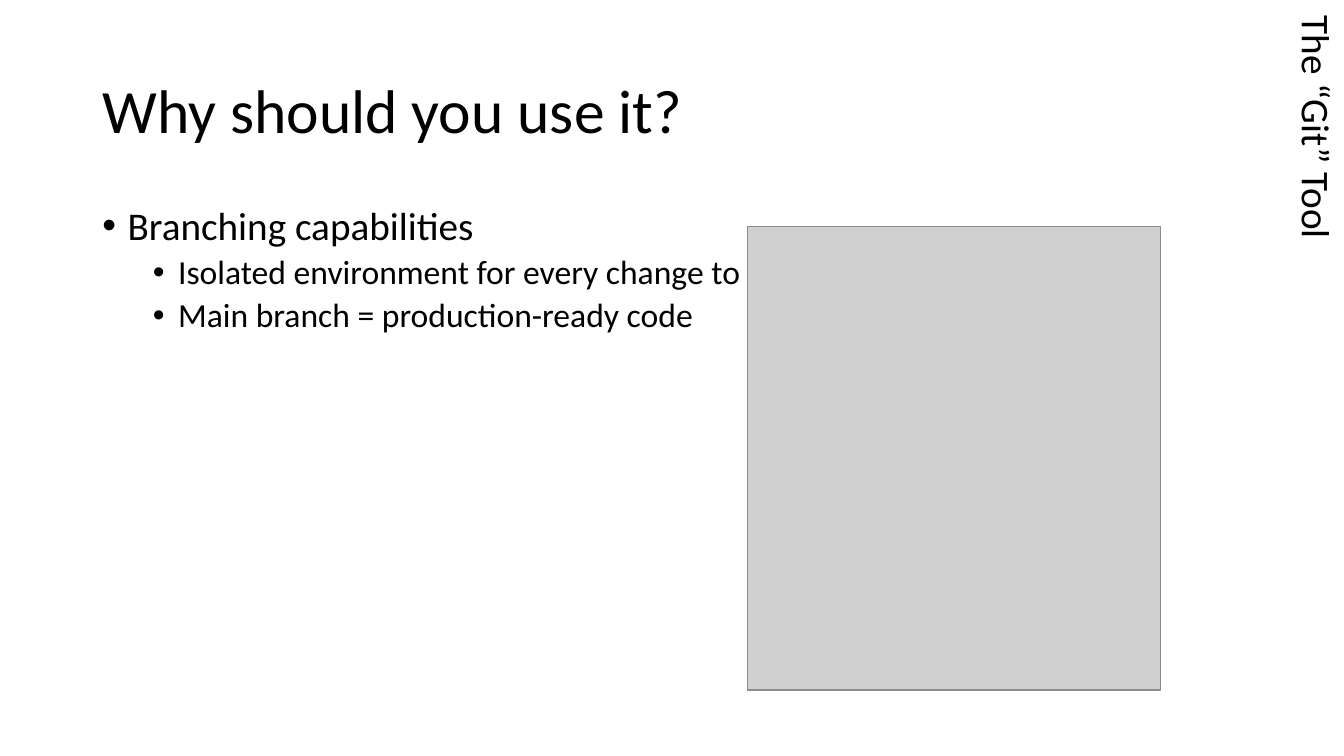
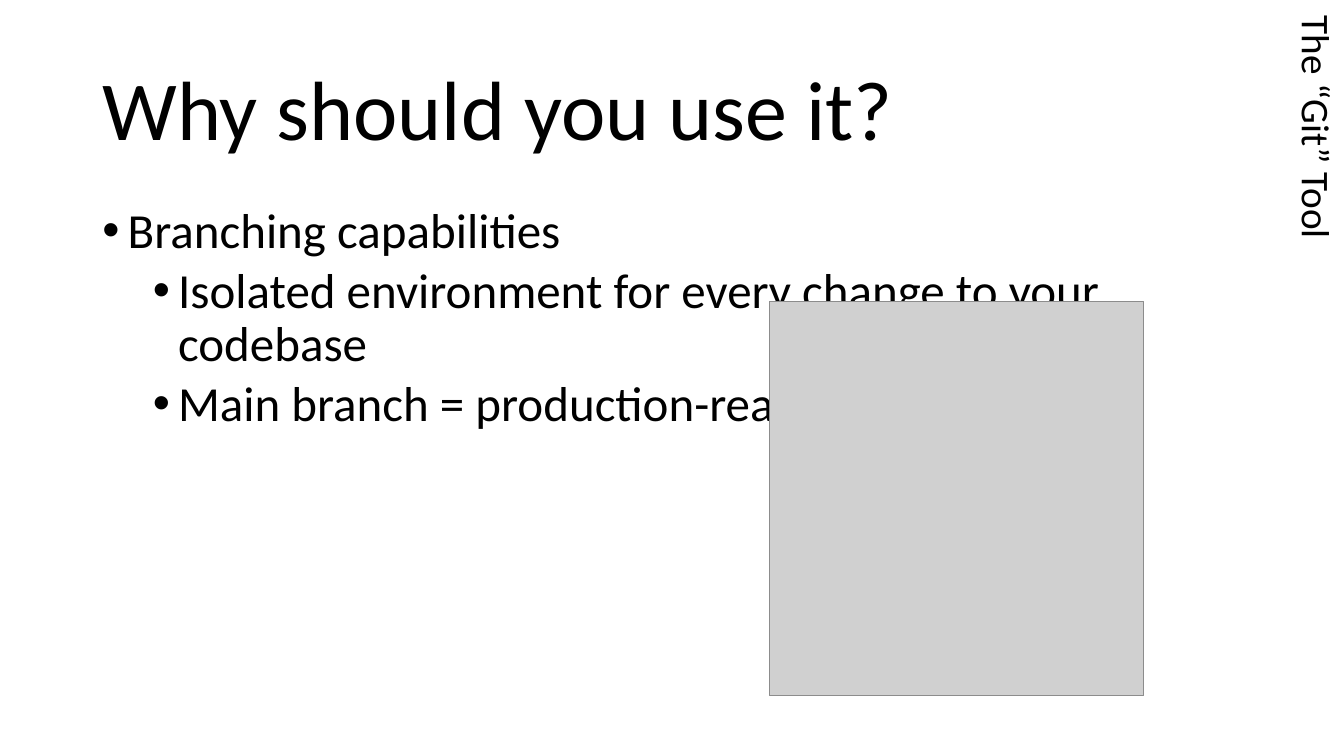
Before and after one commit to HunteRoi/git-training, a slide deck: slide 17 of Formation Git.pptx. Drawn at 1344x756 pixels with LibreOffice and Linux fonts; fonts in the diff are those of the drawing; grey boxes stand for pictures. Boxes give left, top, right and bottom in pixels: in the first picture for what was removed or moved away, otherwise in the second. Text is boxed around its words. In the diff, an @@ line names an element or a change of style, - is before the commit and + after.

```diff
--- a/Formation Git.pptx
+++ b/Formation Git.pptx
@@ title "Why should you use it?" at box(102, 81, 892, 154): size 44 to 60 pt @@
@@ text "Branching capabilities" at box(128, 214, 1099, 433): size 28 to 35 pt in "Branching capabilities"; size 24 to 35 pt in "Isolated environment for every change to your ...", "Main branch = production-ready code" @@
@@ picture: place and size @@
-picture at box(747, 227, 1160, 691)
+picture at box(769, 301, 1144, 697)
```
Also in this commit, not shown: 32 other slides changed.
